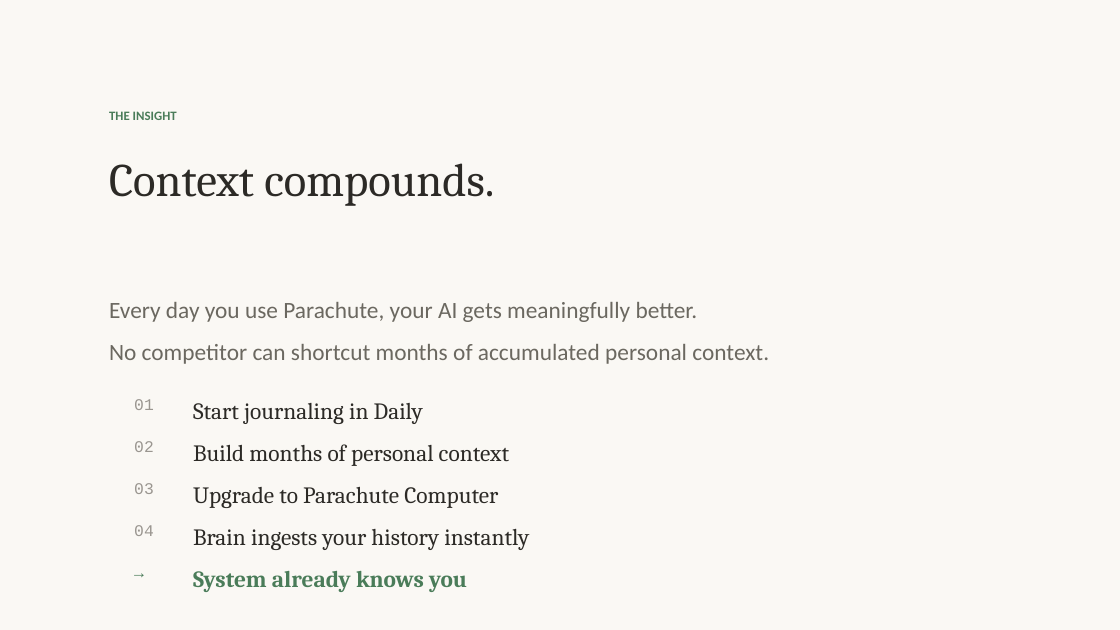
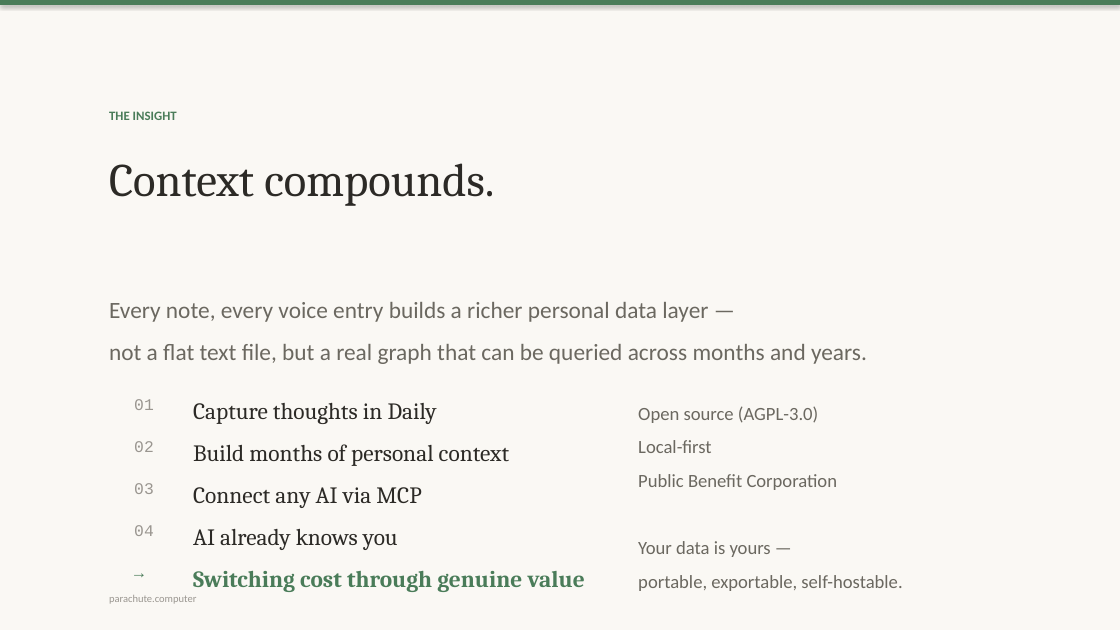
Before and after one commit to OpenParachutePBC/parachute-computer, a slide deck: slide 5 of nvc-pitch-deck.pptx (slide 6 before the commit). Drawn at 1120x630 pixels with LibreOffice and Linux fonts; fonts in the diff are those of the drawing. Boxes give left, top, right and bottom in pixels: in the first picture for what was removed or moved away, otherwise in the second. Text is boxed around its words. In the diff, an @@ line names an element or a change of style, - is before the commit and + after.

```diff
--- a/nvc-pitch-deck.pptx
+++ b/nvc-pitch-deck.pptx
@@ rectangle added at <box>0,0,1120,5</box>, fill #4A7C59 @@
@@ text at <box>109,302,867,364</box>: text changed @@
-Every day you use Parachute, your AI gets meaningfully better.
-No competitor can shortcut months of accumulated personal context.
+Every note, every voice entry builds a richer personal data layer —
+not a flat text file, but a real graph that can be queried across months and years.
@@ text at <box>193,403,437,424</box>: text changed @@
-Start journaling in Daily
+Capture thoughts in Daily
@@ text added at <box>638,406,902,591</box>, 16 pt, text #6B6860 @@
+Open source (AGPL-3.0)
+Local-first
+Public Benefit Corporation
+Your data is yours —
+portable, exportable, self-hostable.
@@ text at <box>193,487,421,508</box>: text changed @@
-Upgrade to Parachute Computer
+Connect any AI via MCP
@@ text at <box>193,529,398,550</box>: text changed; text colour #4A7C59 to #2C2A26; bold off @@
-System already knows you
+AI already knows you
@@ text removed at <box>193,529,529,550</box> @@
-Brain ingests your history instantly
@@ text added at <box>109,595,196,604</box>, 9 pt, text #9A9690 @@
+parachute.computer
@@ text added at <box>193,571,585,592</box>, 20 pt, text #4A7C59, bold @@
+Switching cost through genuine value
```
Also in this commit, not shown: 2 other slides changed, 6 slides added, 8 slides removed, 4 other files.
